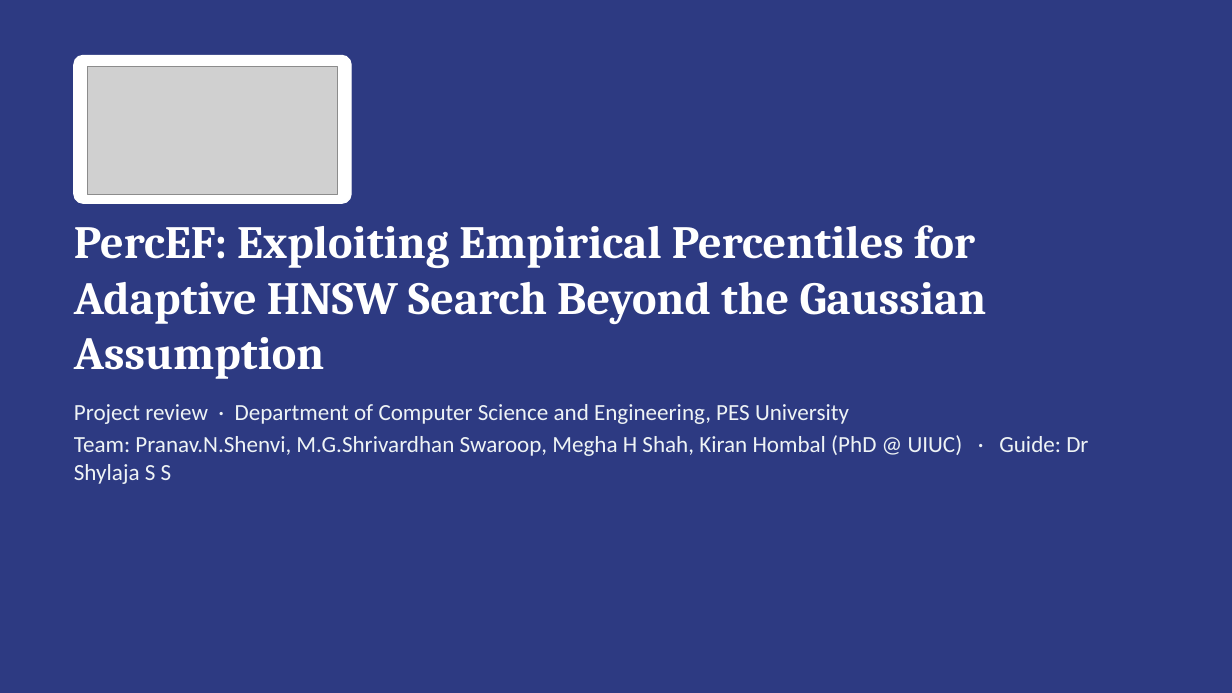
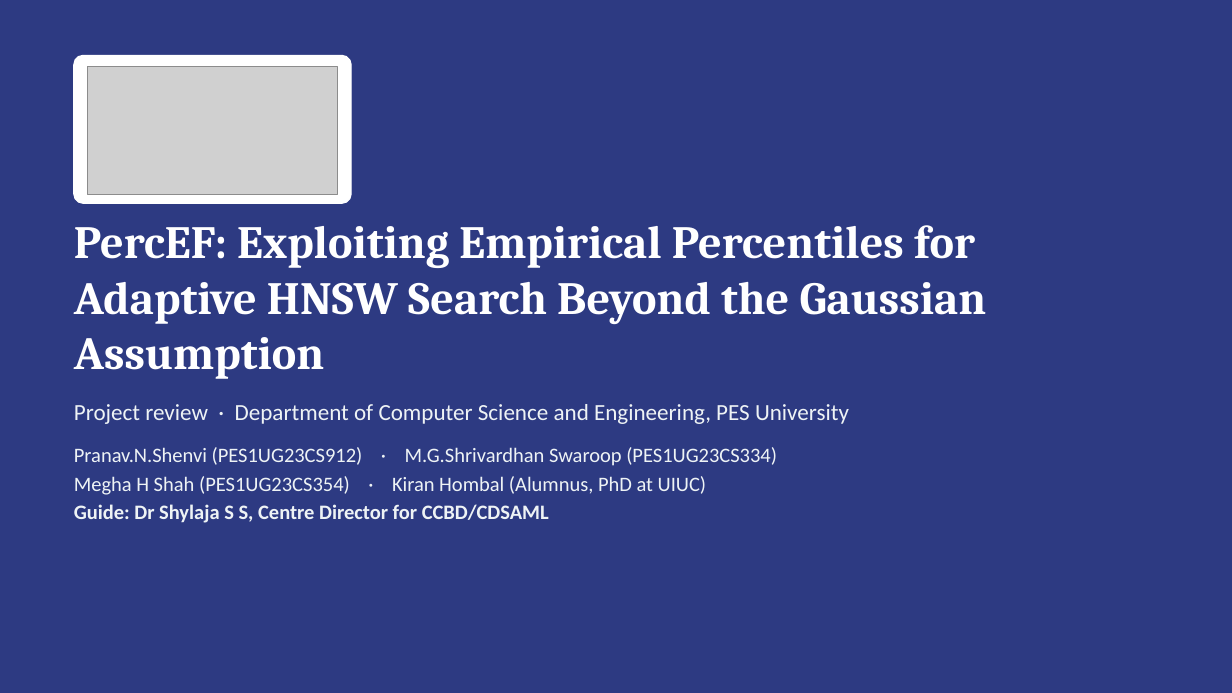
Before and after one commit to pranavshenvi/hybridAdaptiveEF, a slide deck: slide 1 of presentation/PercEF_review.pptx. Drawn at 1232x693 pixels with LibreOffice and Linux fonts; fonts in the diff are those of the drawing; grey boxes stand for pictures. Boxes give left, top, right and bottom in pixels: in the first picture for what was removed or moved away, otherwise in the second. Text is boxed around its words. In the diff, an @@ line names an element or a change of style, - is before the commit and + after.

```diff
--- a/presentation/PercEF_review.pptx
+++ b/presentation/PercEF_review.pptx
@@ text at [74, 447, 777, 523]: text changed; size 18 to 16 pt @@
-Team: Pranav.N.Shenvi, M.G.Shrivardhan Swaroop, Megha H Shah, Kiran Hombal (PhD @ UIUC) · Guide: Dr Shylaja S S
+Pranav.N.Shenvi (PES1UG23CS912) · M.G.Shrivardhan Swaroop (PES1UG23CS334)
+Megha H Shah (PES1UG23CS354) · Kiran Hombal (Alumnus, PhD at UIUC)
+Guide: Dr Shylaja S S, Centre Director for CCBD/CDSAML
```
Also in this commit, not shown: 5 other slides changed, 11 other files.
